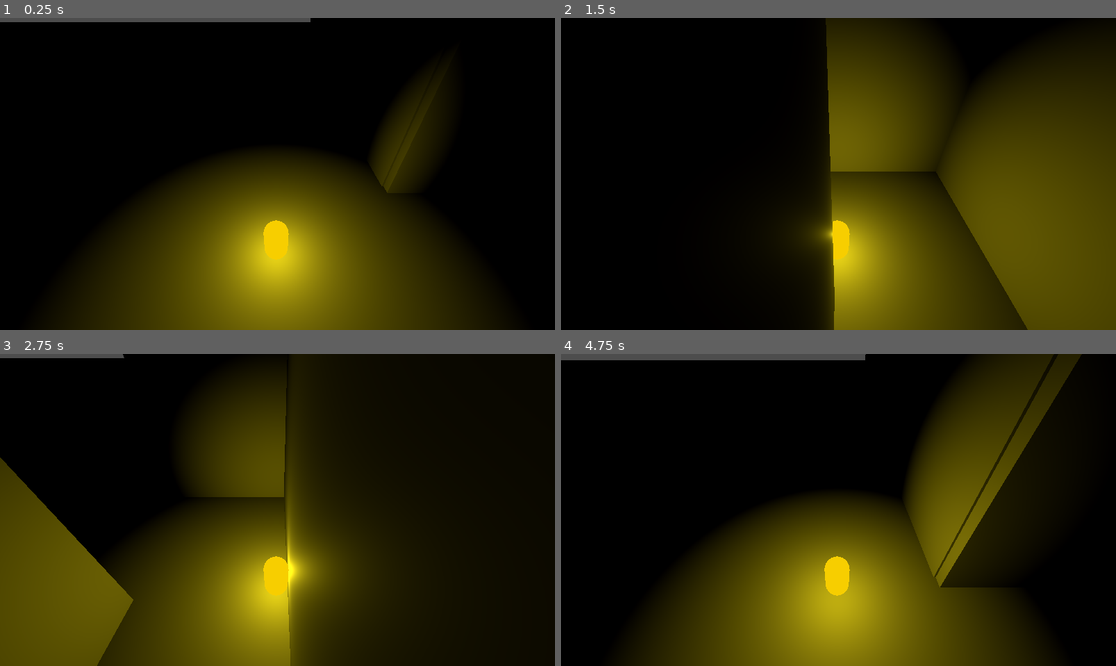
Above: before the commit, frames 1-4 (two rows, left to right).
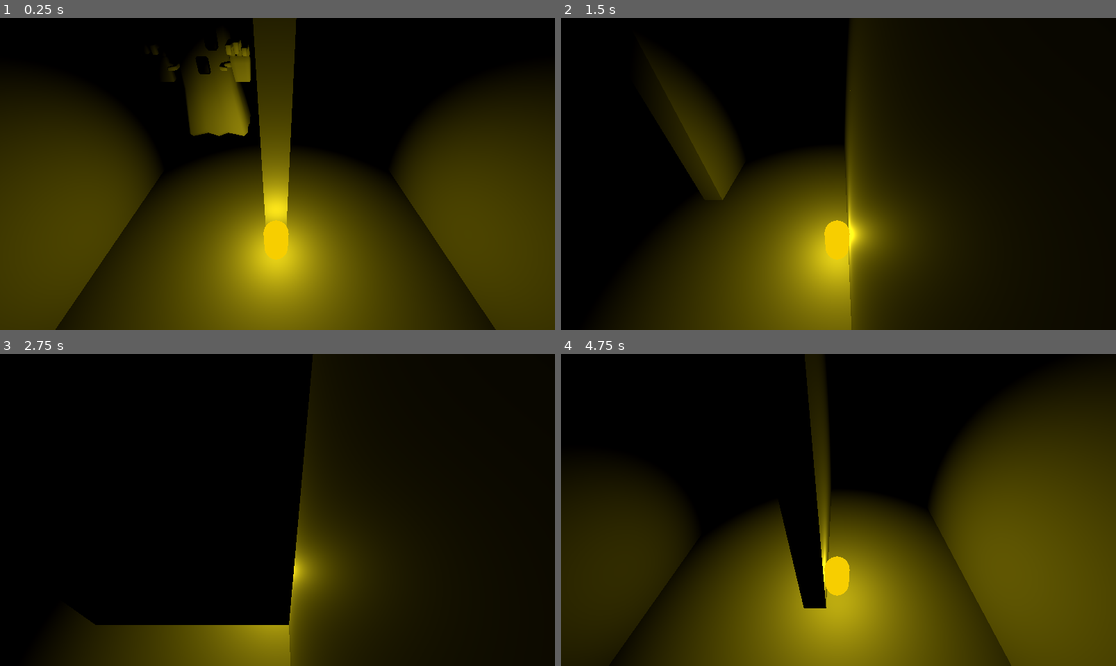
Above: after the commit, the same moments.

Repository: AmirHA-dotcom/BugsBuzzy
Game: Godot game, scene res://node_3d.tscn
The game is run twice, just before and just after one commit, with the same random seed, the same clock (stepped at 60 frames per second) and the same inputs. This scene is started directly instead of the project's main scene.
Inputs:
- Up to frame 1 (0.25 s): no input
- Up to frame 2 (1.5 s): tap Enter (ui_accept) at 0.5, 0.77 s; hold D (p1_move_right) 0.53-1.28 s; tap Keypad 2 (p2_move_down) at 0.6 s; hold S (p1_move_down) from 1.28 s (still down); tap Keypad 4 (p2_move_left) at 1.35 s
- Up to frame 3 (2.75 s): tap Enter (ui_accept) at 1.52 s; release S (p1_move_down) at 2.03 s; hold D (p1_move_right) from 2.03 s (still down); tap Keypad 6 (p2_move_right) at 2.1 s
- Up to frame 4 (4.75 s): release D (p1_move_right) at 2.78 s; hold W (p1_move_up) 2.78-3.53 s; tap Keypad 8 (p2_move_up) at 2.85 s; tap Enter (ui_accept) at 3.02, 3.77, 4.52 s; hold Keypad 7 (p2_rotate_left) 3.53-4.28 s; hold A (p1_move_left) from 3.53 s (still down); tap Keypad 9 (p2_rotate_right) at 4.35 s

The runs differ from the first frame. In frame 1, 39% of the frame differs, in the area x 0-100%, y 0-100%; in frame 2, 54%, in the area x 11-100%, y 0-100%; in frame 3, 29%; in frame 4, 42%.

Commit message:
imposter oomad

Diff:
--- a/ghost/imposter.gd
+++ b/ghost/imposter.gd
@@ -1,55 +1,57 @@
 extends CharacterBody3D
 
-@export var speed := 3.0
-@export var wander_radius := 10.0  # How far to pick random destinations
-@export var pause_time := 1.5      # Pause before picking a new destination
+@export var speed: float = 15.0
+@export var stuck_time: float = 0.2  # seconds before rotating
+@export var move_threshold: float = 0.05  # min movement distance to count as moving
 
-var agent: NavigationAgent3D
-var gravity := 20
-var timer := 0.0
+var direction := Vector3.FORWARD
+var last_position := Vector3.ZERO
+var time_since_moved := 0.0
+var gravity :=20
 
 func _ready():
-	agent = $NavigationAgent3D
-	agent.path_desired_distance = 0.3
-	agent.target_desired_distance = 0.5
-	_pick_new_target()
+	last_position = global_position
+	randomize() # for optional randomness later
+	direction = -direction.normalized()
 
-func _physics_process(delta):
+func _physics_process(delta: float) -> void:
 	# Apply gravity
 	if not is_on_floor():
 		velocity.y -= gravity * delta
+	else:
+		velocity.y = 0.0
 
-	# If we’ve reached the current target, wait and pick a new one
-	if agent.is_navigation_finished():
-		timer += delta
-		if timer > pause_time:
-			_pick_new_target()
-			timer = 0.0
-		velocity.x = move_toward(velocity.x, 0, 2 * delta)
-		velocity.z = move_toward(velocity.z, 0, 2 * delta)
+	# Move forward
+	velocity.x = direction.x * speed
+	velocity.z = direction.z * speed
+	move_and_slide()
+
+	# Check how far we’ve moved since last frame
+	var moved_distance = (global_position - last_position).length()
+
+	if moved_distance < move_threshold:
+		time_since_moved += delta
 	else:
-		# Move toward the next path point
-		var next_pos = agent.get_next_path_position()
-		var direction = (next_pos - global_position).normalized()
-		velocity.x = direction.x * speed
-		velocity.z = direction.z * speed
-		move_and_slide()
+		time_since_moved = 0.0
 
-		# Rotate toward movement direction
-		if direction.length() > 0.01:
-			look_at(global_position + direction, Vector3.UP)
+	# Rotate if stuck for too long
+	if time_since_moved > stuck_time:
+		_rotate_90_degrees()
+		time_since_moved = 0.0
 
-func _pick_new_target():
-	# Pick a random point near the imposter
-	var random_offset = Vector3(
-		randf_range(-wander_radius, wander_radius),
-		0,
-		randf_range(-wander_radius, wander_radius)
-	)
-	var new_target = global_position + random_offset
+	last_position = global_position
 
-	# Ask the navigation system to find the nearest valid point
-	var nav = get_world_3d().navigation_map
-	var valid_point = NavigationServer3D.map_get_closest_point(nav, new_target)
 
-	agent.target_position = valid_point
+func _rotate_90_degrees():
+	# Choose a random multiple of 90°: 1, 2, or 3
+	var multiples = [1, 2, 3]
+	var choice = multiples[randi() % multiples.size()]
+	var angle = deg_to_rad(90 * choice)  # 90°, 180°, or 270°
+
+	# Rotate the direction vector
+
+	direction = direction.rotated(Vector3.UP, angle).normalized()
+
+	# Visually face the new direction
+	look_at(global_position - direction, Vector3.UP)
+	print("🔁 Rotated by ", 90 * choice, "° because stuck")
--- a/ghost/imposter.tscn
+++ b/ghost/imposter.tscn
@@ -13,13 +13,14 @@
 script = ExtResource("1_o8hm7")
 
 [node name="Sketchfab_Scene" parent="." instance=ExtResource("1_h0eoi")]
-transform = Transform3D(0.03, 0, 0, 0, 0.03, 0, 0, 0, 0.03, 0, 0, 0)
+transform = Transform3D(0.05, 0, 0, 0, 0.05, 0, 0, 0, 0.05, 0, 0, 0)
 
 [node name="MeshInstance3D" type="MeshInstance3D" parent="."]
+transform = Transform3D(1, 0, 0, 0, 1, 0, 0, 0, 1, 0, 1.4362574, 0)
 mesh = SubResource("PlaceholderMesh_o8hm7")
 
 [node name="CollisionShape3D" type="CollisionShape3D" parent="."]
-transform = Transform3D(3, 0, 0, 0, 3, 0, 0, 0, 3, 0, 2.12462, 0)
+transform = Transform3D(5, 0, 0, 0, 5, 0, 0, 0, 5, 0, 2.12462, 0)
 shape = SubResource("CapsuleShape3D_disie")
 
 [node name="NavigationAgent3D" type="NavigationAgent3D" parent="."]
--- a/node_3d.tscn
+++ b/node_3d.tscn
@@ -10,7 +10,7 @@
 [node name="NavigationRegion3D" parent="." instance=ExtResource("1_a0tk4")]
 
 [node name="Player" parent="." instance=ExtResource("2_r3fl7")]
-transform = Transform3D(1, 0, 0, 0, 1, 0, 0, 0, 1, -6.506035, 0, -35.673317)
+transform = Transform3D(1, 0, 0, 0, 1, 0, 0, 0, 1, 40.01065, 0, -22.825697)
 
 [node name="Imposter" parent="." instance=ExtResource("3_jka67")]
-transform = Transform3D(0.97720426, -0.011301001, 0.21200144, 0.011998478, 0.999926, -0.002003766, -0.21196333, 0.004501784, 0.9772675, 11.144126, 0, -21.586336)
+transform = Transform3D(1.0000002, 0, 0, 0, 0.9999999, 0, 0, 0, 1.0000001, 36.242645, 0.9812083, -34.990265)
